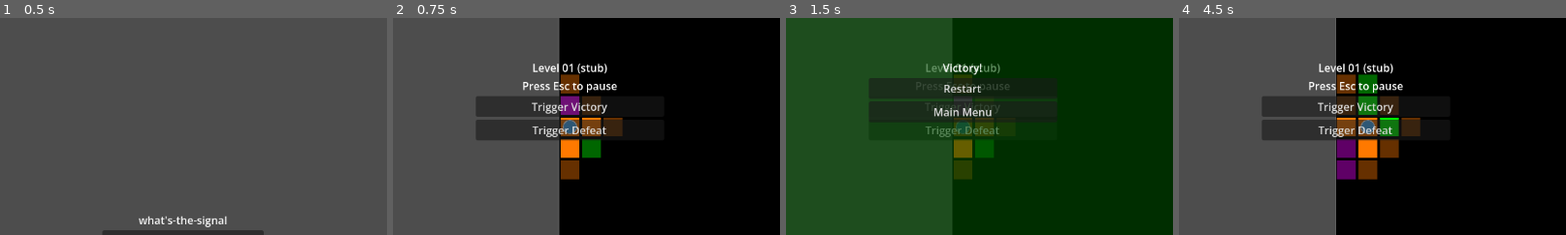
Above: before the commit, frames 1-4 (left to right).
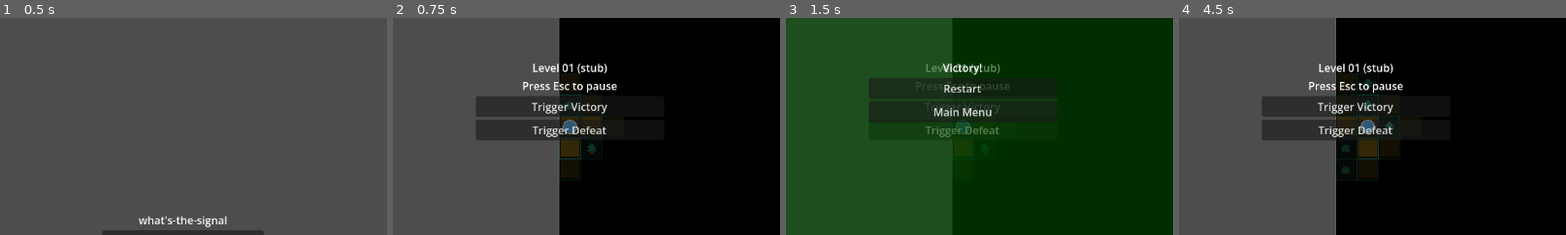
Above: after the commit, the same moments.

Repository: Makintosh365/Ludum-Dare-59
Game: Godot game, scene res://scenes/core/boot.tscn
The game is run twice, just before and just after one commit, with the same random seed, the same clock (stepped at 60 frames per second) and the same inputs.
Inputs:
- Up to frame 1 (0.5 s): no input
- Up to frame 2 (0.75 s): click "Start" at 0.5 s
- Up to frame 3 (1.5 s): click "Trigger Victory" at 1.25 s
- Up to frame 4 (4.5 s): click "Restart" at 2 s; click "Trigger Defeat" at 2.75 s; click "Restart" at 3.5 s; tap Enter at 4.25 s; hold D (move_right) from 4.28 s (still down)
The pictures show only the part of the screen within x 27-77%, y 25-75%; the shares and areas given below are measured in that part.

Frame 1 is identical in both runs. In frame 2, 3.5% of the frame differs, in the area x 42-60%, y 25-75%; in frame 3, 1.7%; in frame 4, 5.7%, in the area x 40-63%, y 25-75%.

Commit message:
add normal and special slots for invent #14

Diff:
--- a/what's-the-signal/configs/default_player.tres
+++ b/what's-the-signal/configs/default_player.tres
@@ -1,8 +1,23 @@
-[gd_resource type="Resource" script_class="PlayerLoadout" load_steps=4 format=3]
+[gd_resource type="Resource" script_class="PlayerLoadout" load_steps=9 format=3]
 
 [ext_resource type="Script" path="res://scripts/units/player_loadout.gd" id="1"]
-[ext_resource type="Resource" path="res://configs/artifacts/ring_of_power.tres" id="2"]
-[ext_resource type="Resource" path="res://configs/artifacts/amulet_of_vitality.tres" id="3"]
+[ext_resource type="Script" path="res://scripts/units/inventory_config.gd" id="2"]
+[ext_resource type="Resource" path="res://configs/item/artifact/ring_of_power.tres" id="3"]
+[ext_resource type="Resource" path="res://configs/item/artifact/amulet_of_vitality.tres" id="4"]
+[ext_resource type="Script" path="res://scripts/units/slot_config.gd" id="5"]
+[ext_resource type="Resource" path="res://configs/item/weapon/iron_sword.tres" id="6"]
+
+[sub_resource type="Resource" id="WeaponSlot"]
+script = ExtResource("5")
+tag = &"weapon"
+display_name = "Weapon"
+starting_artifact = ExtResource("6")
+
+[sub_resource type="Resource" id="InventoryCfg"]
+script = ExtResource("2")
+normal_slot_count = 4
+special_slots = [SubResource("WeaponSlot")]
+starting_artifacts = [ExtResource("3"), ExtResource("4")]
 
 [resource]
 script = ExtResource("1")
@@ -10,5 +25,4 @@
 damage = 1
 defense = 0
 attack_speed = 1.0
-inventory_capacity = 4
-starting_artifacts = [ExtResource("2"), ExtResource("3")]
+inventory = SubResource("InventoryCfg")
--- a/what's-the-signal/configs/artifacts/amulet_of_vitality.tres
+++ b/what's-the-signal/configs/item/artifact/amulet_of_vitality.tres
@@ -1,7 +1,8 @@
-[gd_resource type="Resource" script_class="Artifact" load_steps=5 format=3]
+[gd_resource type="Resource" script_class="Artifact" load_steps=6 format=3]
 
 [ext_resource type="Script" path="res://scripts/units/artifact.gd" id="1"]
 [ext_resource type="Script" path="res://scripts/units/stat_modifier.gd" id="2"]
+[ext_resource type="Script" path="res://scripts/units/artifact_variant.gd" id="3"]
 
 [sub_resource type="Resource" id="Mod_HpFlat"]
 script = ExtResource("2")
@@ -15,10 +16,15 @@
 op = 0
 value = 2.0
 
+[sub_resource type="Resource" id="Variant_Uncommon"]
+script = ExtResource("3")
+rarity = 1
+modifiers = [SubResource("Mod_HpFlat"), SubResource("Mod_Defense")]
+
 [resource]
 script = ExtResource("1")
 id = &"amulet_of_vitality"
 display_name = "Amulet of Vitality"
 description = "+10 max HP, +2 defense"
 rarity = 1
-modifiers = [SubResource("Mod_HpFlat"), SubResource("Mod_Defense")]
+variants = [SubResource("Variant_Uncommon")]
--- a/what's-the-signal/configs/artifacts/default_pool.tres
+++ b/what's-the-signal/configs/item/artifact/default_pool.tres
@@ -1,8 +1,8 @@
 [gd_resource type="Resource" script_class="ArtifactPool" load_steps=4 format=3]
 
 [ext_resource type="Script" path="res://scripts/units/artifact_pool.gd" id="1"]
-[ext_resource type="Resource" path="res://configs/artifacts/ring_of_power.tres" id="2"]
-[ext_resource type="Resource" path="res://configs/artifacts/amulet_of_vitality.tres" id="3"]
+[ext_resource type="Resource" path="res://configs/item/artifact/ring_of_power.tres" id="2"]
+[ext_resource type="Resource" path="res://configs/item/artifact/amulet_of_vitality.tres" id="3"]
 
 [resource]
 script = ExtResource("1")
--- a/what's-the-signal/configs/artifacts/ring_of_power.tres
+++ b/what's-the-signal/configs/item/artifact/ring_of_power.tres
@@ -1,7 +1,8 @@
-[gd_resource type="Resource" script_class="Artifact" load_steps=5 format=3]
+[gd_resource type="Resource" script_class="Artifact" load_steps=6 format=3]
 
 [ext_resource type="Script" path="res://scripts/units/artifact.gd" id="1"]
 [ext_resource type="Script" path="res://scripts/units/stat_modifier.gd" id="2"]
+[ext_resource type="Script" path="res://scripts/units/artifact_variant.gd" id="3"]
 
 [sub_resource type="Resource" id="Mod_Damage"]
 script = ExtResource("2")
@@ -15,10 +16,15 @@
 op = 1
 value = 20.0
 
+[sub_resource type="Resource" id="Variant_Rare"]
+script = ExtResource("3")
+rarity = 2
+modifiers = [SubResource("Mod_Damage"), SubResource("Mod_HpPercent")]
+
 [resource]
 script = ExtResource("1")
 id = &"ring_of_power"
 display_name = "Ring of Power"
 description = "+5 damage, +20% max HP"
 rarity = 2
-modifiers = [SubResource("Mod_Damage"), SubResource("Mod_HpPercent")]
+variants = [SubResource("Variant_Rare")]
--- /dev/null
+++ b/what's-the-signal/configs/item/weapon/iron_sword.tres
@@ -0,0 +1,53 @@
+[gd_resource type="Resource" script_class="Artifact" load_steps=10 format=3]
+
+[ext_resource type="Script" path="res://scripts/units/artifact.gd" id="1"]
+[ext_resource type="Script" path="res://scripts/units/stat_modifier.gd" id="2"]
+[ext_resource type="Script" path="res://scripts/units/artifact_variant.gd" id="3"]
+
+[sub_resource type="Resource" id="Mod_Damage_Common"]
+script = ExtResource("2")
+kind = 1
+op = 0
+value = 2.0
+
+[sub_resource type="Resource" id="Mod_Damage_Uncommon"]
+script = ExtResource("2")
+kind = 1
+op = 0
+value = 4.0
+
+[sub_resource type="Resource" id="Mod_Damage_Rare"]
+script = ExtResource("2")
+kind = 1
+op = 0
+value = 7.0
+
+[sub_resource type="Resource" id="Mod_Defense_Rare"]
+script = ExtResource("2")
+kind = 2
+op = 0
+value = 1.0
+
+[sub_resource type="Resource" id="Variant_Common"]
+script = ExtResource("3")
+rarity = 0
+modifiers = [SubResource("Mod_Damage_Common")]
+
+[sub_resource type="Resource" id="Variant_Uncommon"]
+script = ExtResource("3")
+rarity = 1
+modifiers = [SubResource("Mod_Damage_Uncommon")]
+
+[sub_resource type="Resource" id="Variant_Rare"]
+script = ExtResource("3")
+rarity = 2
+modifiers = [SubResource("Mod_Damage_Rare"), SubResource("Mod_Defense_Rare")]
+
+[resource]
+script = ExtResource("1")
+id = &"iron_sword"
+display_name = "Iron Sword"
+description = "Iron blade. Rarity determines its power."
+slot_tag = &"weapon"
+rarity = 1
+variants = [SubResource("Variant_Common"), SubResource("Variant_Uncommon"), SubResource("Variant_Rare")]
--- a/what's-the-signal/scripts/units/artifact.gd
+++ b/what's-the-signal/scripts/units/artifact.gd
@@ -1,11 +1,35 @@
 class_name Artifact
 extends Resource
-
-enum Rarity { COMMON, UNCOMMON, RARE, EPIC, LEGENDARY }
 
 @export var id: StringName
 @export var display_name: String = ""
 @export_multiline var description: String = ""
-@export var icon: Texture2D
-@export var rarity: Rarity = Rarity.COMMON
-@export var modifiers: Array = []
+@export var slot_tag: StringName = &"any"
+@export var rarity: ArtifactVariant.Rarity = ArtifactVariant.Rarity.COMMON
+@export var variants: Array[ArtifactVariant] = []
+
+
+func get_variant(r: int) -> ArtifactVariant:
+	for v in variants:
+		if v != null and v.rarity == r:
+			return v
+	return null
+
+
+func first_variant() -> ArtifactVariant:
+	for v in variants:
+		if v != null:
+			return v
+	return null
+
+
+func resolve_variant(r: int = -1) -> ArtifactVariant:
+	var target := r if r >= 0 else int(rarity)
+	var v := get_variant(target)
+	if v != null:
+		return v
+	return first_variant()
+
+
+func has_rarity(r: int) -> bool:
+	return get_variant(r) != null
--- a/what's-the-signal/scripts/units/artifact_pool.gd
+++ b/what's-the-signal/scripts/units/artifact_pool.gd
@@ -3,36 +3,42 @@
 
 @export var artifacts: Array = []
 @export var rarity_weights: Dictionary = {
-	Artifact.Rarity.COMMON: 60.0,
-	Artifact.Rarity.UNCOMMON: 25.0,
-	Artifact.Rarity.RARE: 10.0,
-	Artifact.Rarity.EPIC: 4.0,
-	Artifact.Rarity.LEGENDARY: 1.0,
+	ArtifactVariant.Rarity.COMMON: 60.0,
+	ArtifactVariant.Rarity.UNCOMMON: 25.0,
+	ArtifactVariant.Rarity.RARE: 10.0,
+	ArtifactVariant.Rarity.EPIC: 4.0,
+	ArtifactVariant.Rarity.LEGENDARY: 1.0,
 }
 
 
-func pick_random(rng: RandomNumberGenerator = null) -> Artifact:
+func pick_random(rng: RandomNumberGenerator = null) -> Dictionary:
 	var total := 0.0
 	for a in artifacts:
 		if a == null:
 			continue
-		total += weight_for(a)
+		for v in a.variants:
+			if v == null:
+				continue
+			total += weight_for(v)
 	if total <= 0.0:
-		return null
+		return {}
 	var roll: float = (rng.randf() if rng != null else randf()) * total
 	for a in artifacts:
 		if a == null:
 			continue
-		var w := weight_for(a)
-		if w <= 0.0:
-			continue
-		if roll < w:
-			return a
-		roll -= w
-	return null
+		for v in a.variants:
+			if v == null:
+				continue
+			var w := weight_for(v)
+			if w <= 0.0:
+				continue
+			if roll < w:
+				return {"artifact": a, "rarity": v.rarity}
+			roll -= w
+	return {}
 
 
-func weight_for(artifact: Artifact) -> float:
-	if artifact == null:
+func weight_for(variant: ArtifactVariant) -> float:
+	if variant == null:
 		return 0.0
-	return float(rarity_weights.get(artifact.rarity, 0.0))
+	return float(rarity_weights.get(variant.rarity, 0.0))
--- /dev/null
+++ b/what's-the-signal/scripts/units/artifact_variant.gd
@@ -0,0 +1,8 @@
+class_name ArtifactVariant
+extends Resource
+
+enum Rarity { COMMON, UNCOMMON, RARE, EPIC, LEGENDARY }
+
+@export var rarity: Rarity = Rarity.COMMON
+@export var icon: Texture2D
+@export var modifiers: Array[StatModifier] = []
--- a/what's-the-signal/scripts/units/inventory.gd
+++ b/what's-the-signal/scripts/units/inventory.gd
@@ -3,84 +3,195 @@
 
 signal inventory_changed(artifacts: Array)
 
-@export var capacity: int = 4
+const ANY_TAG := &"any"
 
 var _stats: UnitStats = null
-var _artifacts: Array[Artifact] = []
+var _slots: Array = []
 
 
 func bind(stats: UnitStats) -> void:
 	_stats = stats
 
 
-func add_artifact(artifact: Artifact) -> bool:
-	if artifact == null:
-		return false
-	if is_full():
-		return false
-	if _artifacts.has(artifact):
-		return false
-	_artifacts.append(artifact)
-	if _stats != null:
-		_stats.attach_artifact(artifact)
+func configure(cfg: InventoryConfig) -> void:
+	_clear_slots_detaching()
+	if cfg == null:
+		inventory_changed.emit(get_artifacts())
+		return
+	for i in range(maxi(0, cfg.normal_slot_count)):
+		_slots.append(_make_slot(ANY_TAG, ""))
+	for slot_cfg in cfg.special_slots:
+		if slot_cfg == null:
+			continue
+		_slots.append(_make_slot(slot_cfg.tag, slot_cfg.display_name))
+		if slot_cfg.starting_artifact != null:
+			var index := _slots.size() - 1
+			if not _place_in_slot_silent(slot_cfg.starting_artifact, index, -1):
+				push_warning("Inventory: failed to place starting_artifact %s in slot %s" % [slot_cfg.starting_artifact.id, slot_cfg.tag])
+	for artifact in cfg.starting_artifacts:
+		if artifact == null:
+			continue
+		if _place_auto_silent(artifact, -1) < 0:
+			push_warning("Inventory: no compatible slot/variant for starting artifact %s (tag=%s)" % [artifact.id, artifact.slot_tag])
 	inventory_changed.emit(get_artifacts())
-	return true
 
 
-func remove_artifact(artifact: Artifact) -> bool:
+func add_slot(slot_cfg: SlotConfig) -> int:
+	if slot_cfg == null:
+		return -1
+	_slots.append(_make_slot(slot_cfg.tag, slot_cfg.display_name))
+	inventory_changed.emit(get_artifacts())
+	return _slots.size() - 1
+
+
+func place_in_slot(artifact: Artifact, index: int, rarity: int = -1) -> bool:
+	if _place_in_slot_silent(artifact, index, rarity):
+		inventory_changed.emit(get_artifacts())
+		return true
+	return false
+
+
+func place_auto(artifact: Artifact, rarity: int = -1) -> int:
+	var index := _place_auto_silent(artifact, rarity)
+	if index >= 0:
+		inventory_changed.emit(get_artifacts())
+	return index
+
+
+func remove_from_slot(index: int) -> Artifact:
+	if not _index_valid(index):
+		return null
+	var artifact: Artifact = _slots[index].artifact
 	if artifact == null:
-		return false
-	var idx := _artifacts.find(artifact)
-	if idx < 0:
-		return false
-	_artifacts.remove_at(idx)
+		return null
+	_slots[index].artifact = null
+	_slots[index].rarity = -1
 	if _stats != null:
 		_stats.detach_artifact(artifact)
 	inventory_changed.emit(get_artifacts())
-	return true
+	return artifact
 
 
-func replace_artifact_at(slot: int, artifact: Artifact) -> bool:
+func move(from_index: int, to_index: int) -> bool:
+	if from_index == to_index:
+		return false
+	if not _index_valid(from_index) or not _index_valid(to_index):
+		return false
+	var artifact: Artifact = _slots[from_index].artifact
 	if artifact == null:
 		return false
-	if slot < 0 or slot >= _artifacts.size():
+	if _slots[to_index].artifact != null:
 		return false
-	if _artifacts.has(artifact) and _artifacts[slot] != artifact:
+	if not _is_compatible(_slots[to_index].tag, artifact.slot_tag):
 		return false
-	var old := _artifacts[slot]
-	if old == artifact:
-		return false
-	_artifacts[slot] = artifact
-	if _stats != null:
-		_stats.replace_artifact(old, artifact)
+	var rarity: int = _slots[from_index].rarity
+	_slots[from_index].artifact = null
+	_slots[from_index].rarity = -1
+	_slots[to_index].artifact = artifact
+	_slots[to_index].rarity = rarity
 	inventory_changed.emit(get_artifacts())
 	return true
 
 
 func get_artifacts() -> Array[Artifact]:
-	return _artifacts.duplicate()
+	var out: Array[Artifact] = []
+	for slot in _slots:
+		if slot.artifact != null:
+			out.append(slot.artifact)
+	return out
+
+
+func get_slot(index: int) -> Dictionary:
+	if not _index_valid(index):
+		return {}
+	return _slots[index].duplicate()
+
+
+func get_slots() -> Array:
+	var out: Array = []
+	for slot in _slots:
+		out.append(slot.duplicate())
+	return out
 
 
 func slot_count() -> int:
-	return _artifacts.size()
+	return _slots.size()
 
 
-func is_full() -> bool:
-	return _artifacts.size() >= capacity
+func is_compatible(index: int, artifact: Artifact) -> bool:
+	if artifact == null or not _index_valid(index):
+		return false
+	return _is_compatible(_slots[index].tag, artifact.slot_tag)
 
 
-func set_capacity(new_capacity: int) -> void:
-	if new_capacity < 0:
-		new_capacity = 0
-	if new_capacity == capacity:
-		return
-	capacity = new_capacity
-	# Shrink if necessary, detaching overflow from stats.
-	var shrunk := false
-	while _artifacts.size() > capacity:
-		var dropped: Artifact = _artifacts.pop_back()
+func _make_slot(tag: StringName, display_name: String) -> Dictionary:
+	return {
+		"tag": tag,
+		"display_name": display_name,
+		"artifact": null,
+		"rarity": -1,
+	}
+
+
+func _is_compatible(slot_tag: StringName, artifact_tag: StringName) -> bool:
+	return slot_tag == artifact_tag
+
+
+func _index_valid(index: int) -> bool:
+	return index >= 0 and index < _slots.size()
+
+
+func _find_artifact(artifact: Artifact) -> int:
+	for i in range(_slots.size()):
+		if _slots[i].artifact == artifact:
+			return i
+	return -1
+
+
+func _place_in_slot_silent(artifact: Artifact, index: int, rarity: int) -> bool:
+	if artifact == null or not _index_valid(index):
+		return false
+	if _slots[index].artifact != null:
+		return false
+	if not _is_compatible(_slots[index].tag, artifact.slot_tag):
+		return false
+	if _find_artifact(artifact) >= 0:
+		return false
+	var variant := artifact.resolve_variant(rarity)
+	if variant == null:
+		return false
+	_slots[index].artifact = artifact
+	_slots[index].rarity = variant.rarity
+	if _stats != null:
+		_stats.attach_artifact(artifact, variant)
+	return true
+
+
+func _place_auto_silent(artifact: Artifact, rarity: int) -> int:
+	if artifact == null:
+		return -1
+	if _find_artifact(artifact) >= 0:
+		return -1
+	var variant := artifact.resolve_variant(rarity)
+	if variant == null:
+		return -1
+	for i in range(_slots.size()):
+		var slot: Dictionary = _slots[i]
+		if slot.artifact != null:
+			continue
+		if not _is_compatible(slot.tag, artifact.slot_tag):
+			continue
+		slot.artifact = artifact
+		slot.rarity = variant.rarity
 		if _stats != null:
-			_stats.detach_artifact(dropped)
-		shrunk = true
-	if shrunk:
-		inventory_changed.emit(get_artifacts())
+			_stats.attach_artifact(artifact, variant)
+		return i
+	return -1
+
+
+func _clear_slots_detaching() -> void:
+	if _stats != null:
+		for slot in _slots:
+			if slot.artifact != null:
+				_stats.detach_artifact(slot.artifact)
+	_slots.clear()
--- /dev/null
+++ b/what's-the-signal/scripts/units/inventory_config.gd
@@ -0,0 +1,6 @@
+class_name InventoryConfig
+extends Resource
+
+@export var normal_slot_count: int = 0
+@export var special_slots: Array[SlotConfig] = []
+@export var starting_artifacts: Array[Artifact] = []
--- a/what's-the-signal/scripts/units/player.gd
+++ b/what's-the-signal/scripts/units/player.gd
@@ -31,12 +31,8 @@
 		base_damage = cfg.damage
 		base_defense = cfg.defense
 		base_attack_speed = cfg.attack_speed
-		inventory_capacity = cfg.inventory_capacity
 	super._ready()
-	if cfg != null:
-		for artifact in cfg.starting_artifacts:
-			if artifact != null:
-				inventory.add_artifact(artifact)
+	inventory.configure(cfg.inventory if cfg != null else null)
 
 
 func _ensure_loadout() -> PlayerLoadout:
--- a/what's-the-signal/scripts/units/player_loadout.gd
+++ b/what's-the-signal/scripts/units/player_loadout.gd
@@ -6,5 +6,4 @@
 @export var defense: int = 0
 @export var attack_speed: float = 1.0
 
-@export var inventory_capacity: int = 4
-@export var starting_artifacts: Array = []
+@export var inventory: InventoryConfig
--- /dev/null
+++ b/what's-the-signal/scripts/units/slot_config.gd
@@ -0,0 +1,6 @@
+class_name SlotConfig
+extends Resource
+
+@export var tag: StringName = &"any"
+@export var display_name: String = ""
+@export var starting_artifact: Artifact = null
--- a/what's-the-signal/scripts/units/unit.gd
+++ b/what's-the-signal/scripts/units/unit.gd
@@ -10,7 +10,6 @@
 @export var base_damage: int = 1
 @export var base_defense: int = 0
 @export var base_attack_speed: float = 1.0
-@export var inventory_capacity: int = 4
 
 var stats: UnitStats
 var inventory: Inventory
@@ -35,7 +34,6 @@
 
 	inventory = Inventory.new()
 	inventory.name = "Inventory"
-	inventory.capacity = inventory_capacity
 	add_child(inventory)
 	inventory.bind(stats)
 
--- a/what's-the-signal/scripts/units/unit_stats.gd
+++ b/what's-the-signal/scripts/units/unit_stats.gd
@@ -50,10 +50,10 @@
 	return int(floor(get_final(kind)))
 
 
-func attach_artifact(artifact: Artifact) -> void:
-	if artifact == null:
+func attach_artifact(artifact: Artifact, variant: ArtifactVariant) -> void:
+	if artifact == null or variant == null:
 		return
-	_append_modifiers(artifact)
+	_append_modifiers(artifact, variant)
 	_recalc()
 
 
@@ -65,19 +65,19 @@
 	_recalc()
 
 
-func replace_artifact(old_artifact: Artifact, new_artifact: Artifact) -> void:
+func replace_artifact(old_artifact: Artifact, new_artifact: Artifact, new_variant: ArtifactVariant) -> void:
 	var changed := false
 	if old_artifact != null and _remove_modifiers(old_artifact):
 		changed = true
-	if new_artifact != null:
-		_append_modifiers(new_artifact)
+	if new_artifact != null and new_variant != null:
+		_append_modifiers(new_artifact, new_variant)
 		changed = true
 	if changed:
 		_recalc()
 
 
-func _append_modifiers(artifact: Artifact) -> void:
-	for modifier in artifact.modifiers:
+func _append_modifiers(artifact: Artifact, variant: ArtifactVariant) -> void:
+	for modifier in variant.modifiers:
 		if modifier == null:
 			continue
 		_modifiers.append({
Not shown, changed: what's-the-signal/assets/cells/black.png.import
Binary file changed: what's-the-signal/assets/cells/forest.png
Binary file changed: what's-the-signal/assets/cells/mountain.png
Not shown, changed: what's-the-signal/assets/cells/mountain.png.import
Binary file changed: what's-the-signal/assets/cells/walkable.png
Not shown, changed: what's-the-signal/assets/cells/walkable.png.import
Not shown, added: what's-the-signal/scripts/camera/camera_config.gd.uid
Not shown, added: what's-the-signal/scripts/camera/follow_camera.gd.uid
Not shown, added: what's-the-signal/scripts/core/boot.gd.uid
Not shown, added: what's-the-signal/scripts/core/game_manager.gd.uid
Not shown, added: what's-the-signal/scripts/grid/cell_kinds.gd.uid
Not shown, added: what's-the-signal/scripts/grid/grid.gd.uid
(and 22 more such lines)
